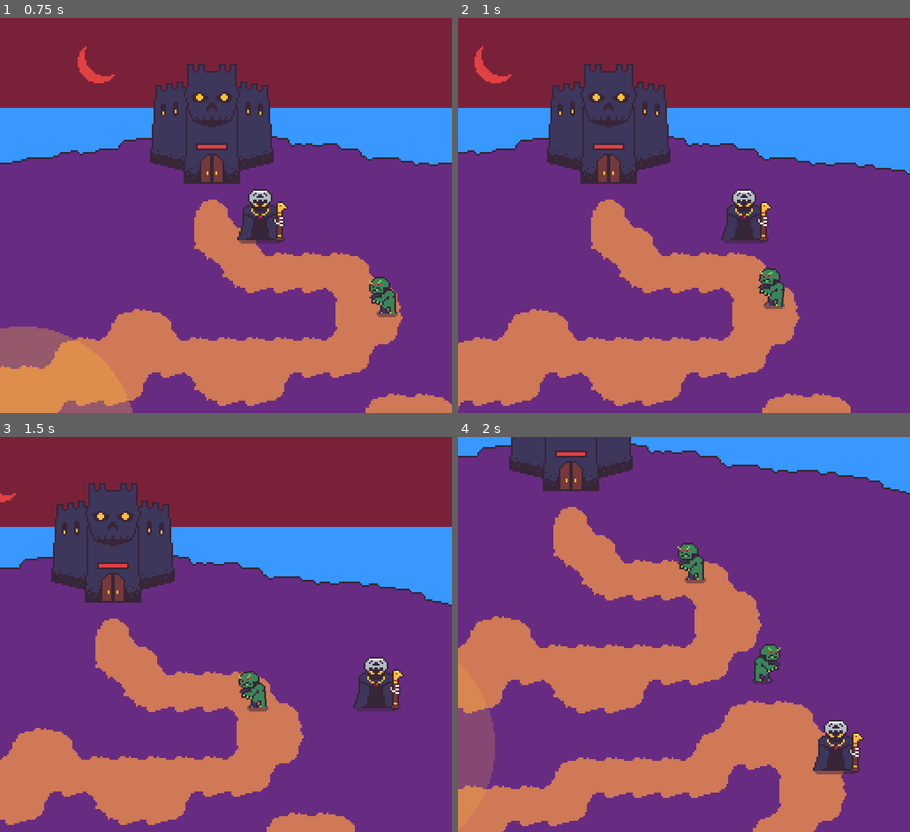
Above: before the commit, frames 1-4 (two rows, left to right).
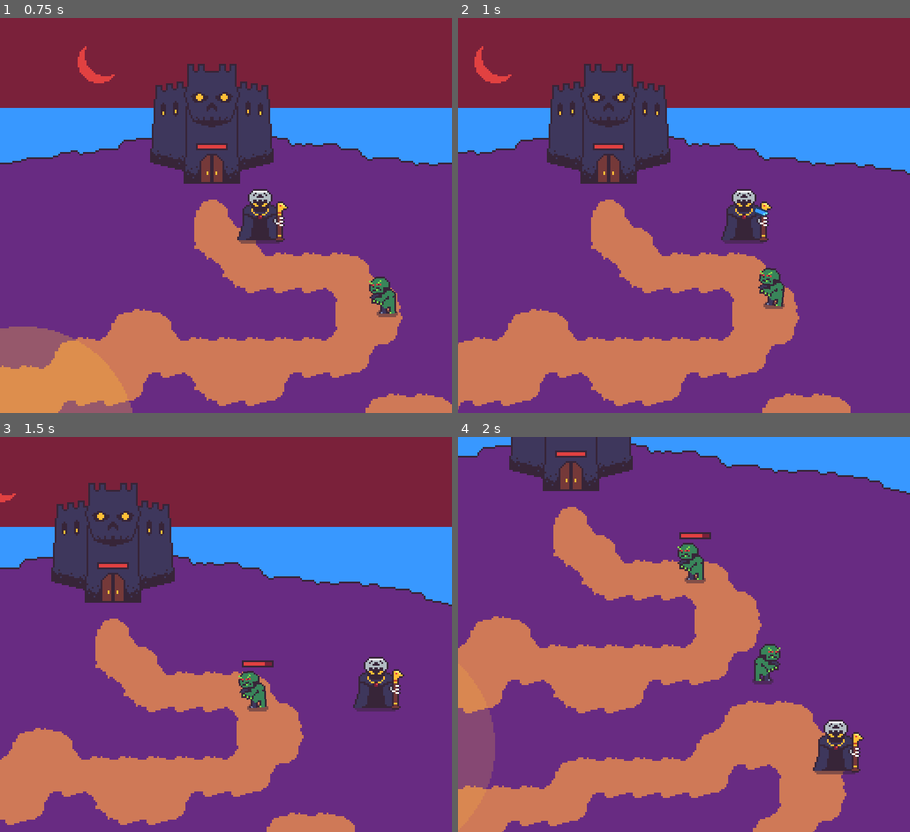
Above: after the commit, the same moments.

Repository: rthurmed/OrbTower
Game: Godot game, scene res://src/Main.tscn
Two runs of this game, one before a commit and one after it. Both use one fixed random seed, a clock stepped at 60 frames per second and the inputs below.
Inputs:
- Up to frame 1 (0.75 s): hold Right (right) from 0.53 s (still down)
- Up to frame 2 (1 s): keep holding Right (right)
- Up to frame 3 (1.5 s): release Right (right) at 1.28 s; hold Down (down) from 1.28 s (still down)
- Up to frame 4 (2 s): keep holding Down (down)

Frame 1 is identical in both runs. In frame 2, less than 0.1% of the frame differs, in the area x 65-69%, y 47-51%; in frame 3, 0.1%, in the area x 53-61%, y 56-59%; in frame 4, 0.1%.

Commit message:
Implemented player auto-shooting

Diff:
--- a/src/Main.tscn
+++ b/src/Main.tscn
@@ -8,6 +8,8 @@
 [ext_resource path="res://src/game/monster/ghoul/Ghoul.tscn" type="PackedScene" id=6]
 [ext_resource path="res://src/game/monster/spawner/SpawnerFollower.tscn" type="PackedScene" id=7]
 [ext_resource path="res://src/module/Health.tscn" type="PackedScene" id=8]
+[ext_resource path="res://src/game/player/AutoAttack.tscn" type="PackedScene" id=9]
+[ext_resource path="res://src/game/player/WeakBullet.tscn" type="PackedScene" id=10]
 
 [sub_resource type="NavigationPolygon" id=2]
 vertices = PoolVector2Array( 0, 0, 16, 0, 16, 16, 0, 16 )
@@ -170,6 +172,11 @@
 [node name="Player" parent="YSort" instance=ExtResource( 5 )]
 position = Vector2( 192, 125 )
 
+[node name="AutoAttack2" parent="YSort/Player" instance=ExtResource( 9 )]
+position = Vector2( 13, -18 )
+bullet = ExtResource( 10 )
+ysort_path = NodePath("../..")
+
 [node name="Camera2D" type="Camera2D" parent="YSort/Player"]
 position = Vector2( 0, -38 )
 current = true
--- /dev/null
+++ b/src/game/player/AutoAttack.gd
@@ -0,0 +1,22 @@
+extends Node2D
+
+
+export var bullet: PackedScene
+export var ysort_path: NodePath
+
+onready var ysort = get_node(ysort_path)
+onready var timer = $Timer
+onready var auto_aim = $AutoAim
+
+
+func shoot():
+	if auto_aim.target == null: return
+	var instance = bullet.instance()
+	instance.global_position = global_position
+	instance.z_index = 10 # shows up over the player
+	instance.target_path = auto_aim.target.get_path()
+	ysort.add_child(instance)
+
+
+func _on_Timer_timeout():
+	shoot()
--- /dev/null
+++ b/src/game/player/AutoAttack.tscn
@@ -0,0 +1,21 @@
+[gd_scene load_steps=4 format=2]
+
+[ext_resource path="res://src/module/AutoAim.tscn" type="PackedScene" id=4]
+[ext_resource path="res://src/game/player/AutoAttack.gd" type="Script" id=5]
+
+[sub_resource type="CircleShape2D" id=2]
+radius = 64.0
+
+[node name="AutoAttack" type="Node2D"]
+script = ExtResource( 5 )
+
+[node name="AutoAim" parent="." instance=ExtResource( 4 )]
+
+[node name="CollisionShape2D" type="CollisionShape2D" parent="AutoAim"]
+shape = SubResource( 2 )
+
+[node name="Timer" type="Timer" parent="."]
+wait_time = 0.5
+autostart = true
+
+[connection signal="timeout" from="Timer" to="." method="_on_Timer_timeout"]
--- a/src/game/player/WeakBullet.gd
+++ b/src/game/player/WeakBullet.gd
@@ -13,3 +13,5 @@
 
 func _process(delta):
 	chase_target.advance(delta)
+	if chase_target.target == null:
+		queue_free()
--- /dev/null
+++ b/src/module/AutoAim.gd
@@ -0,0 +1,46 @@
+extends Area2D
+
+
+export var target_group = 'enemy'
+
+var target: Node2D
+
+
+func set_target(node: Node2D):
+	if target == node: return
+	target = node
+	var _ok = target.connect("tree_exited", self, "_on_Target_tree_exited")
+
+
+func reload():
+	set_deferred("monitoring", false)
+	set_deferred("monitoring", true)
+
+
+func _on_Target_tree_exited():
+	reload()
+
+
+func _on_AutoAim_area_entered(area: Area2D):
+	if not area.is_in_group(target_group):
+		return
+
+	if target == null:
+		set_target(area)
+		return
+
+	var target_distance = global_position.distance_to(target.global_position)
+	var area_distance = global_position.distance_to(area.global_position)
+
+	if target_distance < area_distance:
+		return
+
+	set_target(area)
+
+
+func _on_AutoAim_area_exited(area):
+	if (
+		target != null and
+		area.name == target.name
+	):
+		target = null
--- /dev/null
+++ b/src/module/AutoAim.tscn
@@ -0,0 +1,9 @@
+[gd_scene load_steps=2 format=2]
+
+[ext_resource path="res://src/module/AutoAim.gd" type="Script" id=1]
+
+[node name="AutoAim" type="Area2D"]
+script = ExtResource( 1 )
+
+[connection signal="area_entered" from="." to="." method="_on_AutoAim_area_entered"]
+[connection signal="area_exited" from="." to="." method="_on_AutoAim_area_exited"]
--- a/src/module/ChaseTarget.gd
+++ b/src/module/ChaseTarget.gd
@@ -12,10 +12,15 @@
 func setup():
 	holder = get_node(holder_path)
 	target = get_node(target_path)
+	var _ok = target.connect("tree_exiting", self, "_on_Target_tree_exiting")
 
 
 func advance(delta):
-	if target == null or not target.is_inside_tree(): return
+	if target == null: return
 	var direction = holder.global_position.direction_to(target.global_position)
 	var movement = direction * speed * delta
 	holder.global_position += movement
+
+
+func _on_Target_tree_exiting():
+	target = null
Not shown: 1 places in src/Main.tscn that only renumber resources
